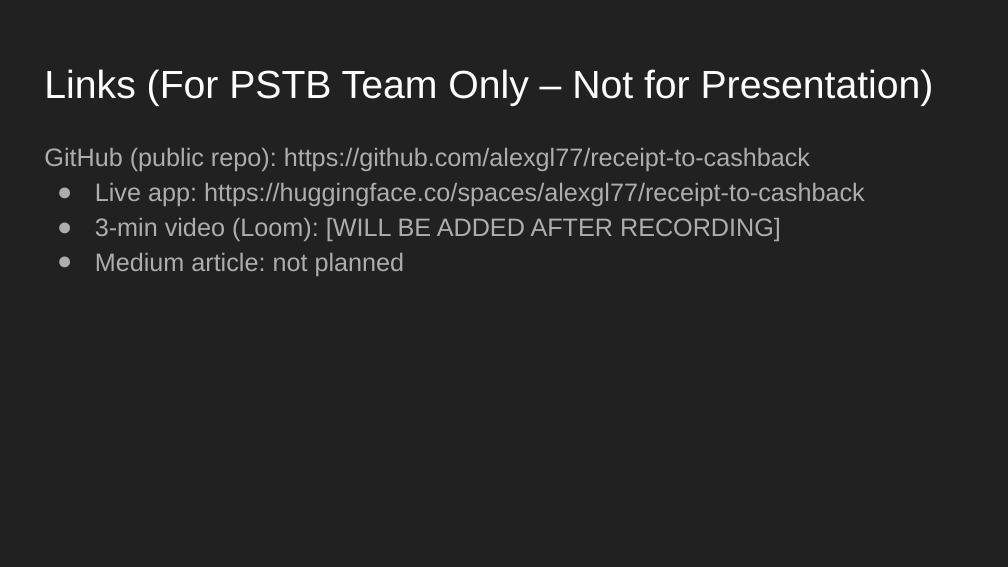
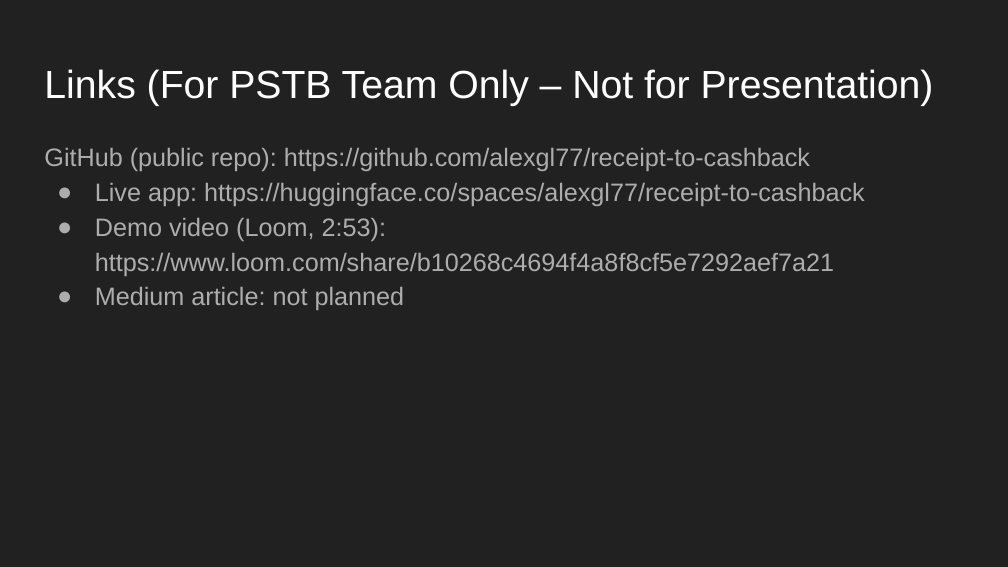
Before and after one commit to alexgl77/receipt-to-cashback, a slide deck: slide 7 of presentation/Receipt-to-Cashback.pptx. Drawn at 1008x567 pixels with LibreOffice and Linux fonts; fonts in the diff are those of the drawing. Boxes give left, top, right and bottom in pixels: in the first picture for what was removed or moved away, otherwise in the second. Text is boxed around its words. In the diff, an @@ line names an element or a change of style, - is before the commit and + after.

```diff
--- a/presentation/Receipt-to-Cashback.pptx
+++ b/presentation/Receipt-to-Cashback.pptx
@@ text at <box>95,218,834,276</box>: text changed @@
-● 3-min video (Loom): [WILL BE ADDED AFTER RECORDING]
+● Demo video (Loom, 2:53): https://www.loom.com/share/b10268c4694f4a8f8cf5e7292aef7a21
```
Also in this commit, not shown: 1 other slide changed, 2 other files.
